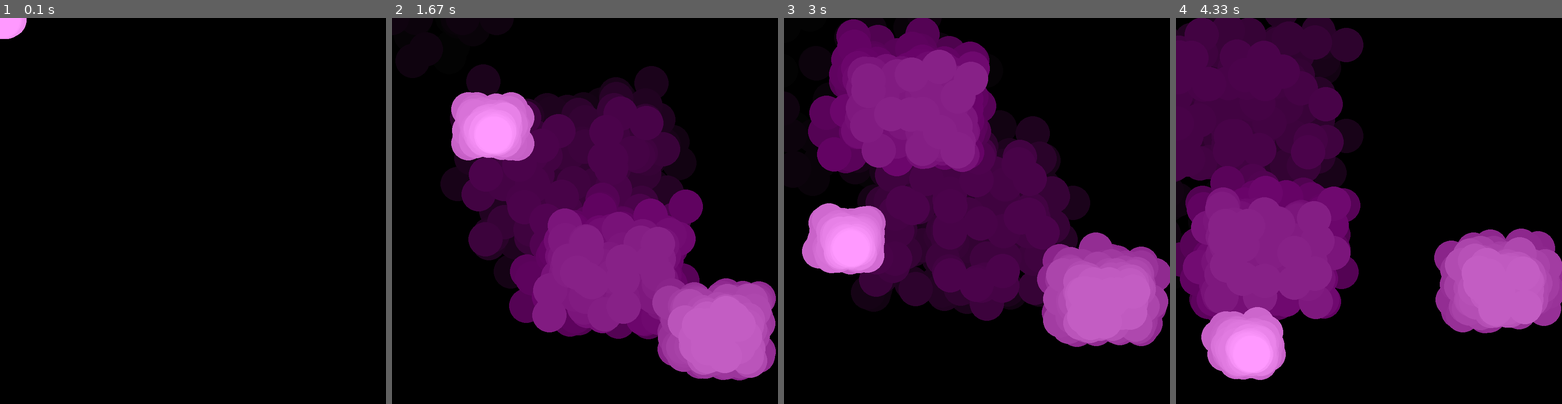
Above: before the commit, frames 1-4 (left to right).
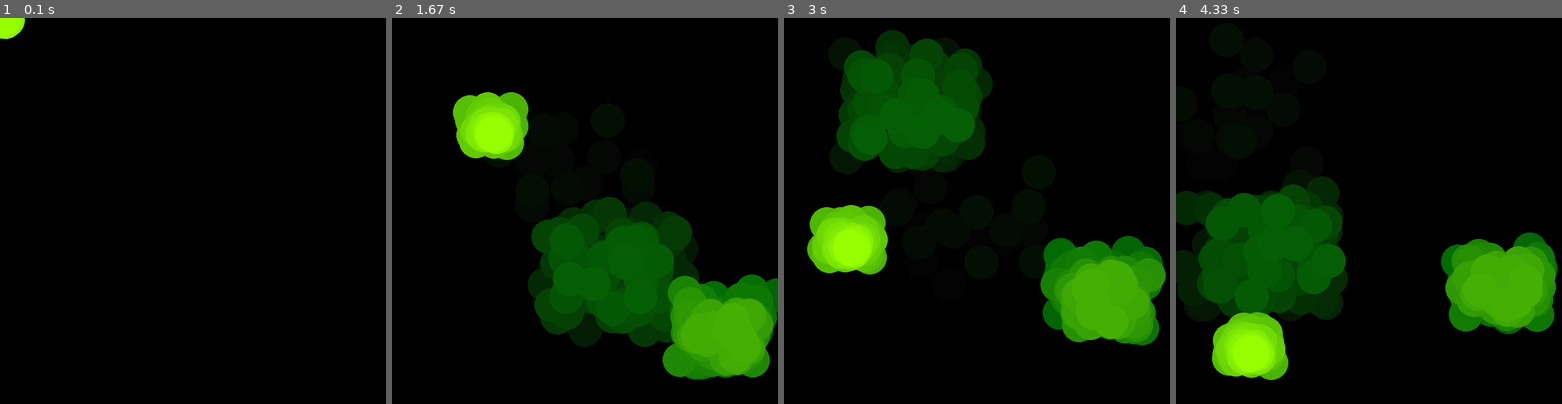
Above: after the commit, the same moments.

Repository: myhotchoc/Space-Simulator
Game: pygame game, started from My Weird Physics Toys/Particle System Things/Smoke Effect.py
Two runs of this game, one before a commit and one after it. Both use one fixed random seed, a clock stepped at 60 frames per second and the inputs below.
Inputs (mouse positions are in pixels of both pictures, inside the frame that each line leads up to):
- Up to frame 1 (0.1 s): no input
- Up to frame 2 (1.67 s): click (585, 211) at 0.38 s; click (623, 295) at 0.72 s; click (727, 346) at 1.05 s; click (492, 133) at 1.38 s
- Up to frame 3 (3 s): click (977, 257) at 1.72 s; click (922, 129) at 2.05 s; click (1112, 311) at 2.38 s; click (849, 249) at 2.72 s
- Up to frame 4 (4.33 s): click (1257, 137) at 3.05 s; click (1276, 280) at 3.38 s; click (1507, 299) at 3.72 s; click (1253, 353) at 4.05 s

The runs differ from the first frame. In frame 1, 0.3% of the frame differs, in the area x 0-7%, y 0-6%; in frame 2, 41%; in frame 3, 46%, in the area x 4-100%, y 0-86%; in frame 4, 44%.

Commit message:
Update Smoke Effect.py

Diff:
--- a/My Weird Physics Toys/Particle System Things/Smoke Effect.py
+++ b/My Weird Physics Toys/Particle System Things/Smoke Effect.py
@@ -28,11 +28,11 @@
 framerate = 60 ## frames per second
 
 v_lim = 3 ## max velocity of particles
-particle_num = 10 ## Particles created per system
+particle_num = 5 ## Particles created per system
 offset = 20 ## Maximum offset particle is moved by
 particle_size = 180 ## size of particles
-decay_speed = 3 ## speed of decay
-smoke_colour = PINK ## Colour of smoke
+decay_speed = 4 ## speed of decay
+smoke_colour = LIME ## Colour of smoke
 
 ## Setting window size, defining screen
 win_size = (900, 900)
